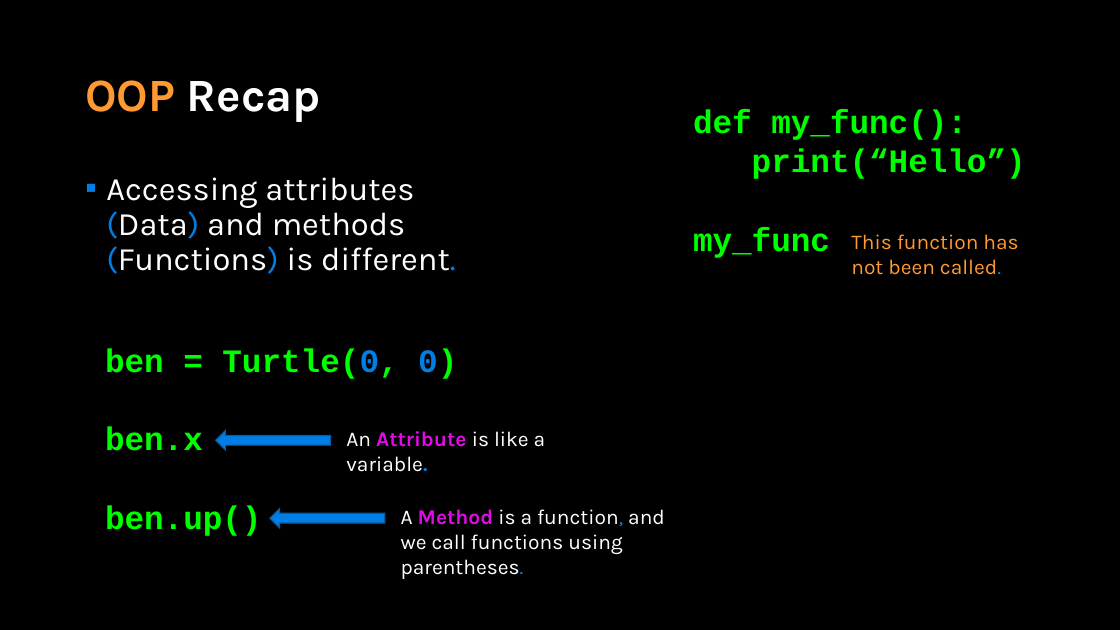
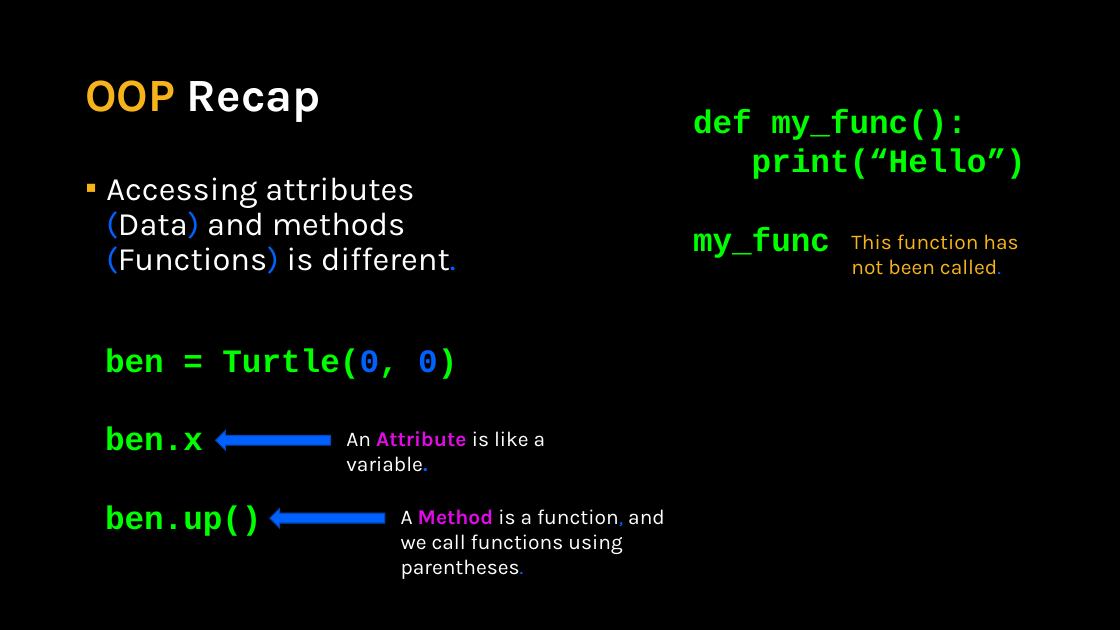
Before and after one commit to APS106/APS106-winter-2024-kinsella-goodfellow, a slide deck: slide 15 of lectures/week9/lecture3/slides/week9_lecture3.pptx. Drawn at 1120x630 pixels with LibreOffice and Linux fonts; fonts in the diff are those of the drawing; background and template pictures are left out. Boxes give left, top, right and bottom in pixels: in the first picture for what was removed or moved away, otherwise in the second. Text is boxed around its words. In the diff, an @@ line names an element or a change of style, - is before the commit and + after.

```diff
--- a/lectures/week9/lecture3/slides/week9_lecture3.pptx
+++ b/lectures/week9/lecture3/slides/week9_lecture3.pptx
@@ title "OOP Recap" at (x1=85, y1=80, x2=321, y2=122): text colour #FF9933 to #F7B41A in "OOP" @@
@@ text "Accessing attributes (Data) and methods ..." at (x1=106, y1=177, x2=455, y2=274): text colour #017EE5 to #0061FF in "(Data) (Functions) different."; bullet colour #007EE5 to #F7B41A @@
@@ text "This function has not been ..." at (x1=851, y1=234, x2=1018, y2=275): text colour #FF9933 to #F7B41A; text colour #017EE5 to #0061FF in "called." @@
@@ text at (x1=105, y1=348, x2=457, y2=379): text colour #017EE5 to #0061FF in "Turtle(0, 0)" @@
@@ right arrow at (x1=216, y1=431, x2=331, y2=450): fill #017EE5 to #0061FF; outline #015DA9 1 pt to #0048BD 1 pt @@
@@ text "An Attribute is like a ..." at (x1=346, y1=431, x2=546, y2=472): text colour #017EE5 to #0061FF in "variable." @@
@@ right arrow at (x1=270, y1=508, x2=385, y2=528): fill #017EE5 to #0061FF; outline #015DA9 1 pt to #0048BD 1 pt @@
@@ text "A Method is a function, ..." at (x1=401, y1=509, x2=665, y2=579): text colour #017EE5 to #0061FF in "function, parentheses." @@
```
Also in this commit, not shown: 37 other slides changed, 8 other files.
